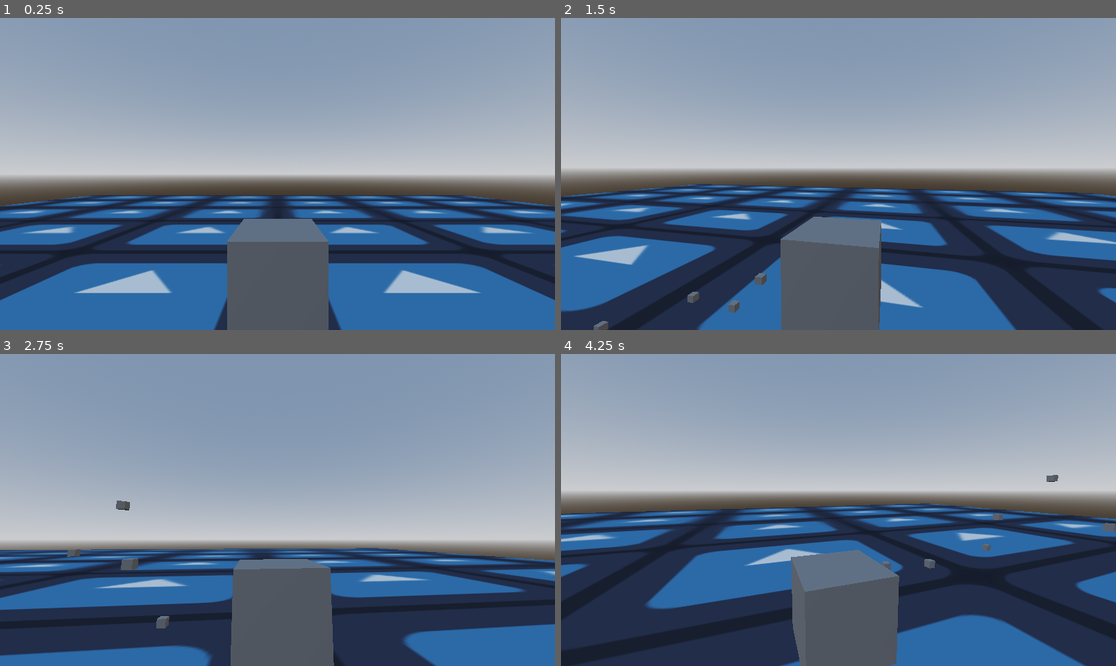
Above: before the commit, frames 1-4 (two rows, left to right).
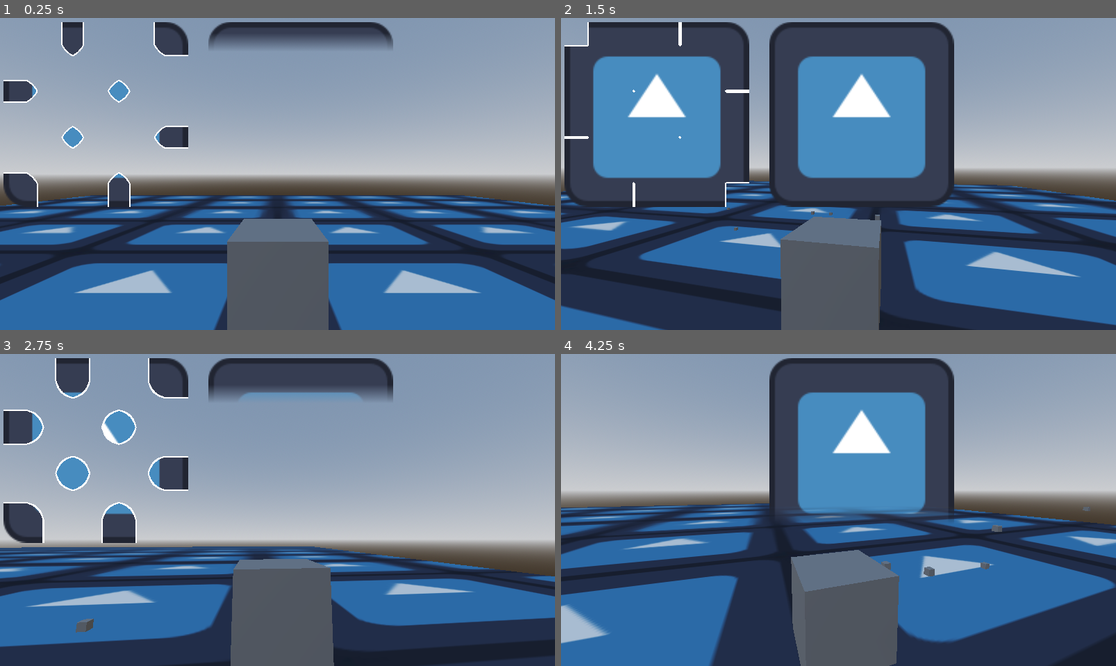
Above: after the commit, the same moments.

Repository: p-rint/Sacrificial-Blade-2
Game: Godot game, scene res://node_3d.tscn
The game is run twice, just before and just after one commit, with the same random seed, the same clock (stepped at 60 frames per second) and the same inputs. The engine's default icon, where the game draws it, is replaced by a stand-in: a white triangle on a blue panel in a dark square.
Inputs (mouse positions are in pixels of both pictures, inside the frame that each line leads up to):
- Up to frame 1 (0.25 s): no input
- Up to frame 2 (1.5 s): tap Enter (ui_accept) at 0.5, 0.77 s; move the mouse to (960, 158) at 0.52 s; hold D (Right) 0.53-1.28 s; tap Shift (Dash) at 0.6, 1.35 s; move the mouse to (727, 189) at 1.27 s; hold S (Down) from 1.28 s (still down)
- Up to frame 3 (2.75 s): tap Enter (ui_accept) at 1.52 s; move the mouse to (333, 441) at 2.02 s; release S (Down) at 2.03 s; hold D (Right) from 2.03 s (still down); tap L (shake) at 2.1 s; tap Shift (Dash) at 2.3 s
- Up to frame 4 (4.25 s): move the mouse to (810, 572) at 2.77 s; release D (Right) at 2.78 s; hold W (Up) 2.78-3.53 s; tap Shift (Dash) at 2.85, 3.6 s; tap Enter (ui_accept) at 3.02, 3.77 s; move the mouse to (1005, 556) at 3.52 s; hold A (Left) from 3.53 s (still down)

The runs differ from the first frame. In frame 1, 5.6% of the frame differs, in the area x 0-71%, y 1-61%; in frame 2, 64%, in the area x 0-100%, y 1-100%; in frame 3, 31%; in frame 4, 48%.

Commit message:
Added 2 SHADERS Fixed dashing
Added a dissovlve shader and a vertical fade in fade out transition
 
Dashing is no longer broken

Diff:
--- a/character_body_3d.gd
+++ b/character_body_3d.gd
@@ -4,19 +4,19 @@
 const SPEED = 5.0
 const JUMP_VELOCITY = 4.5
 
-const dashSpeed = 50.0
+const DASHSPEED = 45.0
 
 var camDir = Vector3(0,0,0) #Where the camera is facing
 
 var direction = Vector3(0,0,0) # Movedirection
 
-#var dashVel = Vector3.ZERO
+var dashVel = 0
 
 func dash(dir : Vector3) -> void:
-	#dashVel += Vector3(10,0,0)
-	if dir:
-		velocity = Vector3.ZERO
-		velocity.z = -50 #or wherever the player is facing
+
+
+	dashVel = DASHSPEED #or wherever the player is facing
+	velocity.z = DASHSPEED
 		#move_and_slide()
 
 
@@ -43,11 +43,12 @@
 	var input_dir = Input.get_vector("Left","Right", "Up", "Down")
 	direction = (transform.basis * Vector3(input_dir.x, 0, input_dir.y)).normalized()
 	if direction:
-		velocity.x = (direction.x * SPEED)
-		velocity.z = (direction.z * SPEED)
+		velocity.x = (direction.x * (SPEED + dashVel))
+		velocity.z = (direction.z * (SPEED + dashVel))
 	else:
 		velocity.x = move_toward(velocity.x, 0, SPEED)
 		velocity.z = move_toward(velocity.z, 0, SPEED)
+	dashVel = move_toward(dashVel, 0, SPEED)
 
 	if Input.is_action_just_pressed("Dash"):
 		dash(direction)
--- /dev/null
+++ b/dissolve.gdshader
@@ -0,0 +1,25 @@
+shader_type canvas_item;
+
+uniform sampler2D noise;
+uniform sampler2D noise2;
+
+
+void vertex() {
+	// Called for every vertex the material is visible on.
+}
+
+void fragment() {
+	// Called for every pixel the material is visible on.
+	float t = sin(TIME);
+	vec4 text = texture(noise, UV);
+	vec4 text2 = texture(noise2, UV);
+	if (text.r > t - .03)
+		COLOR.rgb = vec3(255,255,255) * 20.0;
+	if (text.r > t)
+		COLOR.a = 0.0;
+}
+
+//void light() {
+//	// Called for every pixel for every light affecting the CanvasItem.
+//	// Uncomment to replace the default light processing function with this one.
+//}
--- /dev/null
+++ b/fade.gdshader
@@ -0,0 +1,20 @@
+shader_type canvas_item;
+
+//uniform float t : hint_range(0.0, 1.0, 0.1);
+
+void vertex() {
+	// Called for every vertex the material is visible on.
+}
+
+void fragment() {
+	float t = sin(TIME);
+	t *= t; //Power it so it's a curve
+
+	if (UV.y > t)
+		COLOR.a *= 1.0 - (UV.y - t) * 10.0;
+}
+
+//void light() {
+//	// Called for every pixel for every light affecting the CanvasItem.
+//	// Uncomment to replace the default light processing function with this one.
+//}
--- a/node_3d.tscn
+++ b/node_3d.tscn
@@ -1,10 +1,12 @@
-[gd_scene load_steps=15 format=3 uid="uid://cr3cb80ak8u5u"]
+[gd_scene load_steps=20 format=3 uid="uid://cr3cb80ak8u5u"]
 
 [ext_resource type="Script" uid="uid://clewcjcceetg3" path="res://character_body_3d.gd" id="1_a202f"]
 [ext_resource type="Shader" uid="uid://bd8k5xxv1h360" path="res://grid.gdshader" id="1_r3fl7"]
 [ext_resource type="Script" uid="uid://bptty0fyjrmty" path="res://cam_pivot.gd" id="2_a0tk4"]
 [ext_resource type="Texture2D" uid="uid://cra2l17020dal" path="res://icon.svg" id="2_jka67"]
 [ext_resource type="Script" uid="uid://b6c8jqsfvbdjw" path="res://camera_3d.gd" id="2_noarx"]
+[ext_resource type="Shader" uid="uid://b7qtoh4wbkk3r" path="res://dissolve.gdshader" id="6_i5arm"]
+[ext_resource type="Shader" uid="uid://dgpo3iy7uuvw1" path="res://fade.gdshader" id="7_wc5p8"]
 
 [sub_resource type="ProceduralSkyMaterial" id="ProceduralSkyMaterial_a202f"]
 sky_horizon_color = Color(0.66224277, 0.6717428, 0.6867428, 1)
@@ -38,6 +40,15 @@
 
 [sub_resource type="BoxMesh" id="BoxMesh_r3fl7"]
 size = Vector3(0.1, 0.1, 0.1)
+
+[sub_resource type="NoiseTexture2D" id="NoiseTexture2D_jsk3o"]
+
+[sub_resource type="ShaderMaterial" id="ShaderMaterial_jsk3o"]
+shader = ExtResource("6_i5arm")
+shader_parameter/noise = SubResource("NoiseTexture2D_jsk3o")
+
+[sub_resource type="ShaderMaterial" id="ShaderMaterial_wc5p8"]
+shader = ExtResource("7_wc5p8")
 
 [node name="Node3D" type="Node3D"]
 
@@ -75,3 +86,17 @@
 [node name="GPUParticles3D" type="GPUParticles3D" parent="CharacterBody3D"]
 process_material = SubResource("ParticleProcessMaterial_a0tk4")
 draw_pass_1 = SubResource("BoxMesh_r3fl7")
+
+[node name="CanvasLayer" type="CanvasLayer" parent="."]
+
+[node name="Sprite2D" type="Sprite2D" parent="CanvasLayer"]
+material = SubResource("ShaderMaterial_jsk3o")
+position = Vector2(199, 200)
+scale = Vector2(3, 3)
+texture = ExtResource("2_jka67")
+
+[node name="Sprite2D2" type="Sprite2D" parent="CanvasLayer"]
+material = SubResource("ShaderMaterial_wc5p8")
+position = Vector2(624, 200)
+scale = Vector2(3, 3)
+texture = ExtResource("2_jka67")
Not shown, added: dissolve.gdshader.uid
Not shown, added: fade.gdshader.uid
